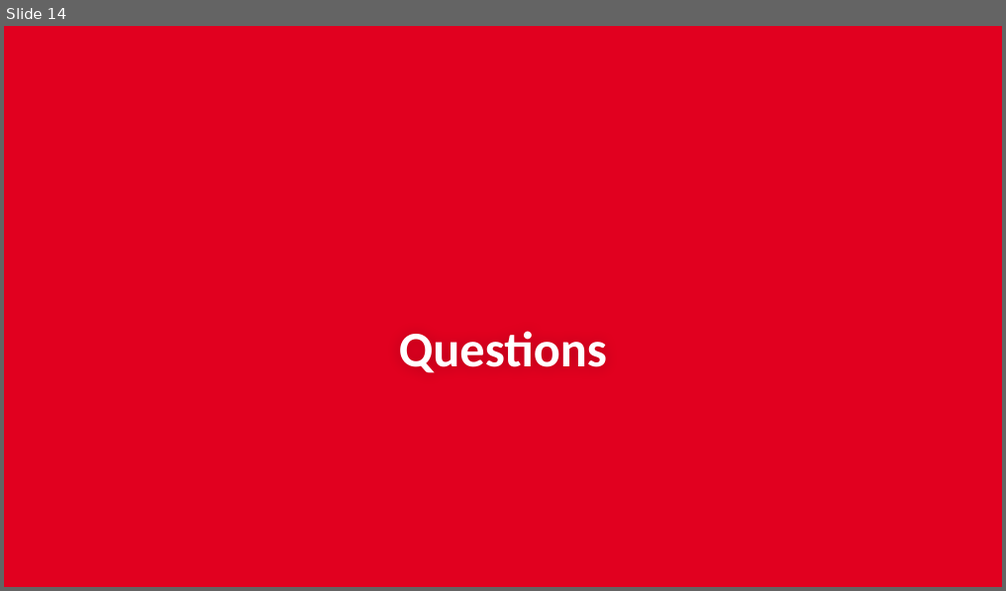
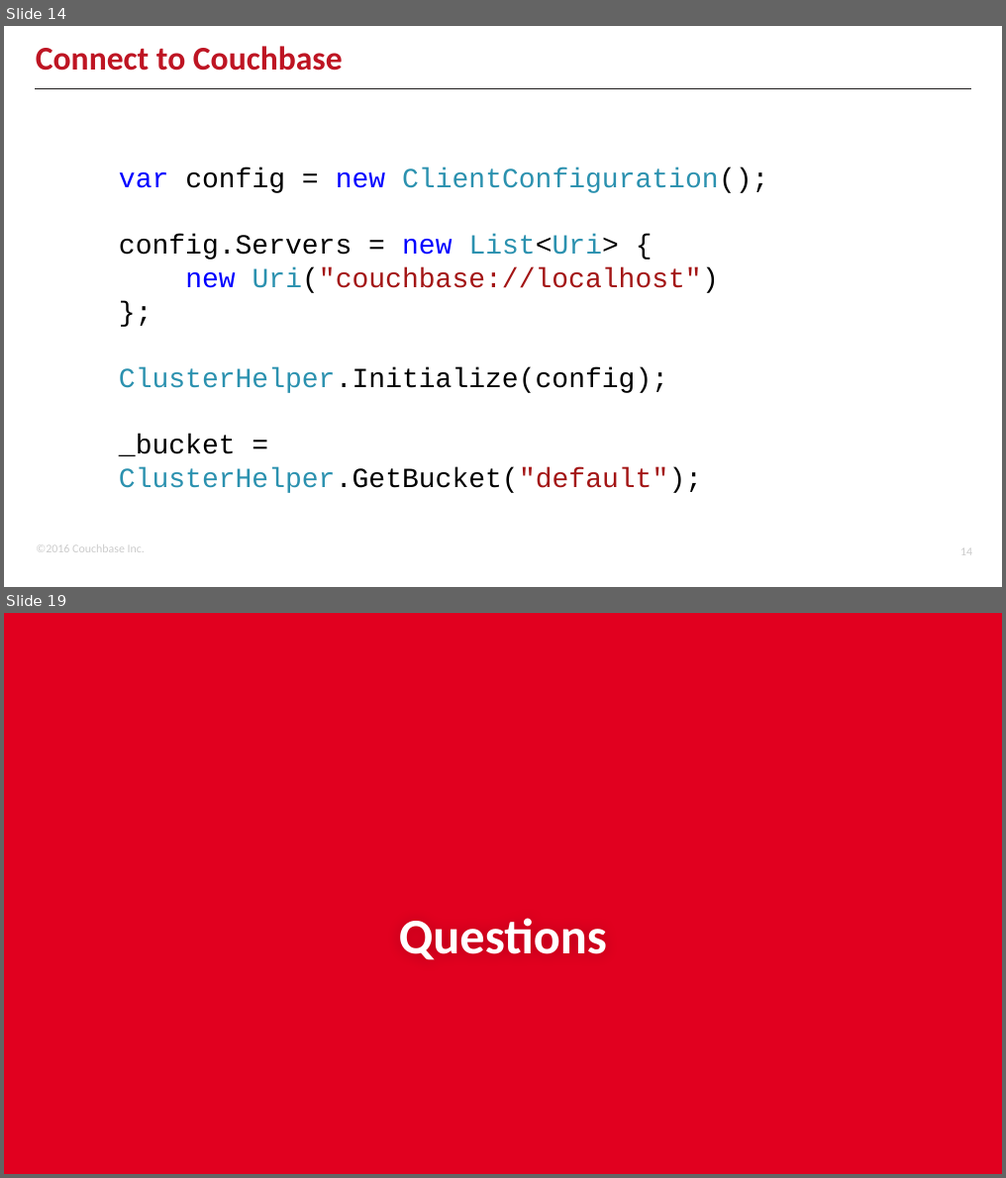
Before and after one commit to couchbaselabs/aspnet-nosql-workshop, a slide deck: 02/02.pptx. Shown one above the other, each under a label of ours: slide 14 before the commit, slides 14 and 19 after it; the slides between them are not shown. The pictures are 1006x591 and 1006x1178 pixels, drawn with LibreOffice and Linux fonts; fonts in the diff are those of the drawing; background and template pictures are left out. Boxes give left, top, right and bottom in pixels: in the first picture for what was removed or moved away, otherwise in the second. Text is boxed around its words. In the diff, an @@ line names an element or a change of style, - is before the commit and + after.

```diff
--- a/02/02.pptx
+++ b/02/02.pptx
@@ slide 14 added at bbox=[4, 26, 1002, 587], background #FFFFFF @@
@@ title added at bbox=[36, 46, 343, 71], 24 pt, text #BE1523, bold @@
+Connect to Couchbase
@@ line added from (35, 89) to (971, 89), #1E1C1C 1 pt @@
@@ text added at bbox=[119, 168, 768, 493], 20 pt, text #000000 @@
+var config = new ClientConfiguration();
+config.Servers = new List<Uri> {
+new Uri("couchbase://localhost")
+};
+ClusterHelper.Initialize(config);
+_bucket = ClusterHelper.GetBucket("default");
@@ text added at bbox=[36, 545, 145, 553], 8.5 pt, text #CCCCCC @@
+©2016 Couchbase Inc.
@@ page number added at bbox=[960, 549, 972, 556], 8.5 pt, text #CCCCCC @@
+14
@@ what was slide 14 is now slide 19 @@
```
Also in this commit, not shown: 1 slide changed, 4 other slides added.
